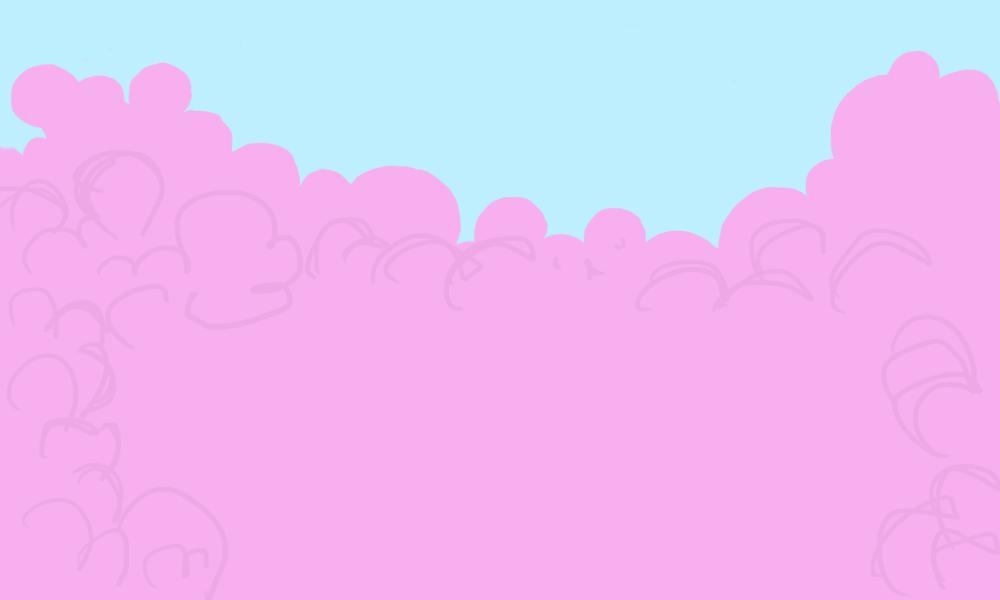
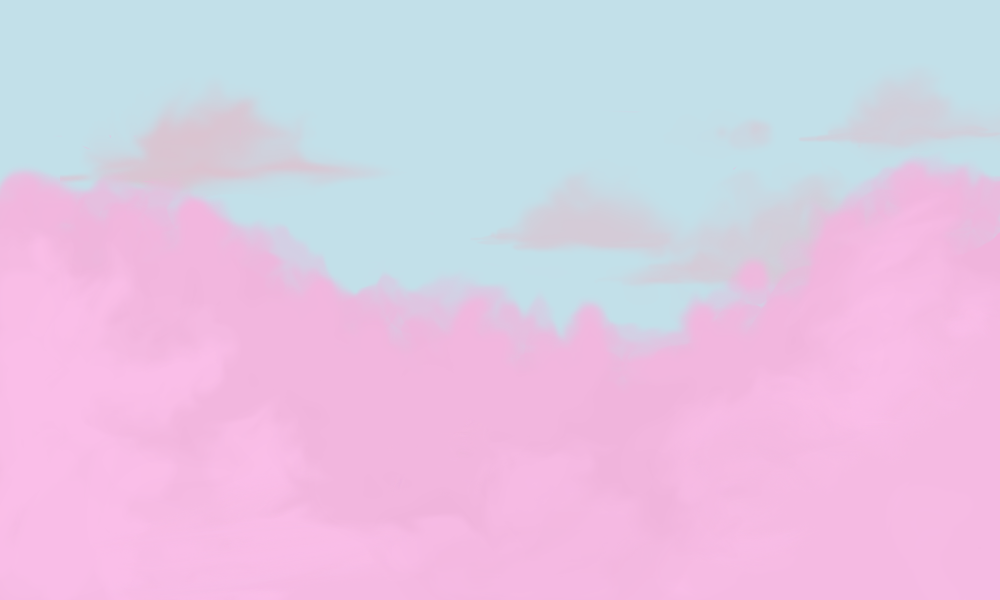
The second w=1000, h=600 image is a revision of the first. Changes to its layers:
removed layer "Ebene 6" over [0, 149, 1000, 600]
added layer "Ebene 9" above "Ebene 8" over [0, 0, 1000, 600]
added layer "Ebene 8" above "Ebene 15" over [0, 161, 1000, 600]
added layer "Ebene 15" above "Ebene 11" over [0, 149, 976, 578]
added layer "Ebene 11" above "Ebene 3" over [0, 0, 1000, 600]
painted on "Ebene 3" over [0, 0, 1000, 439]
added layer "Ebene 14" above "Ebene 13" over [0, 0, 1000, 600]
added layer "Ebene 13" (81%) above "Ebene 5" over [60, 52, 1000, 339]
painted on "Ebene 5" over [0, 0, 1000, 600]
